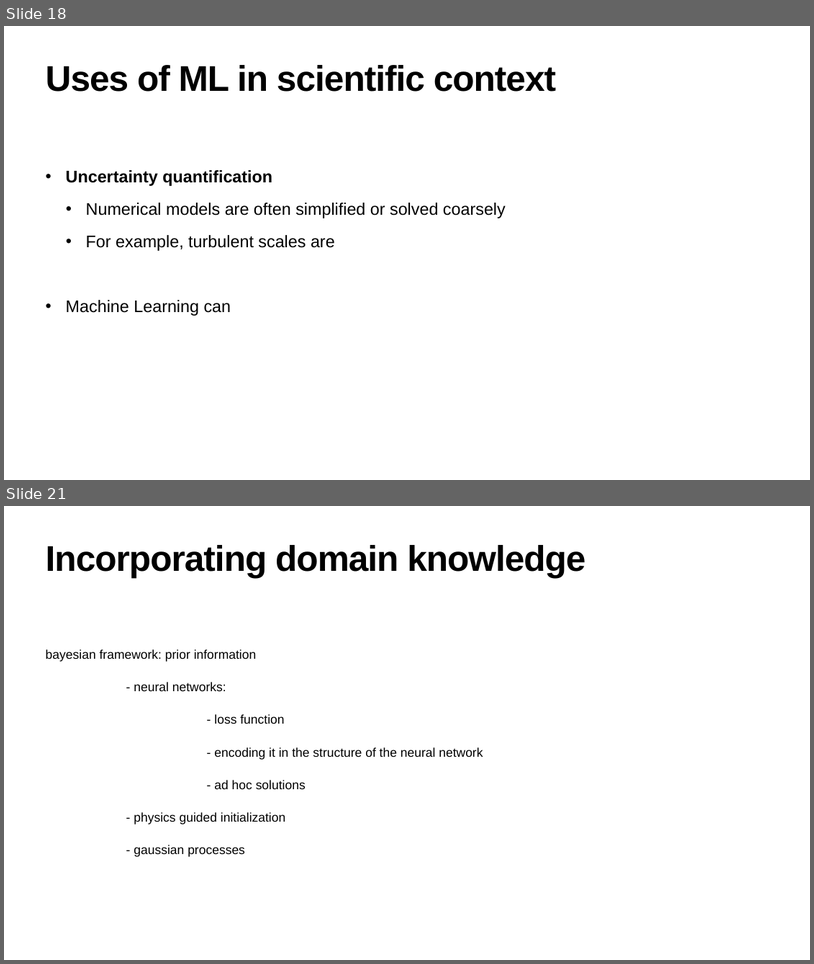
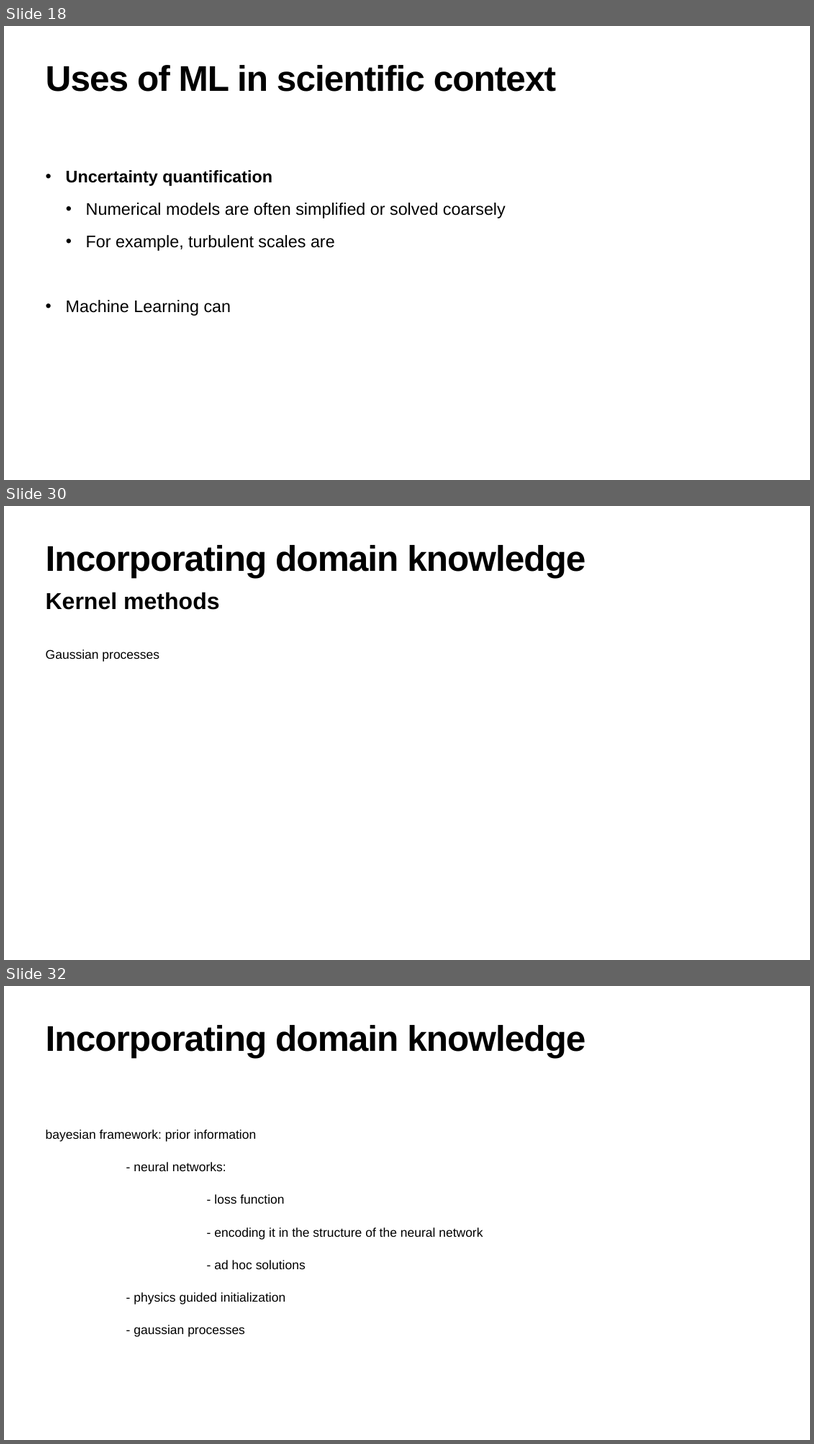
Before and after one commit to hanveiga/amld-2021-repML, a slide deck: slides/workshop skeleton.pptx. Shown one above the other, each under a label of ours: slides 18 and 21 before the commit, slides 18, 30 and 32 after it; the slides between them are not shown. The pictures are 814x964 and 814x1444 pixels, drawn with LibreOffice and Linux fonts; fonts in the diff are those of the drawing. Boxes give left, top, right and bottom in pixels: in the first picture for what was removed or moved away, otherwise in the second. Text is boxed around its words. In the diff, an @@ line names an element or a change of style, - is before the commit and + after.

```diff
--- a/slides/workshop skeleton.pptx
+++ b/slides/workshop skeleton.pptx
@@ slide 30 added at <box>4,506,810,960</box>, background #FFFFFF @@
@@ title added at <box>46,545,586,577</box>, 85 pt, text #000000, bold @@
+Incorporating domain knowledge
@@ text added at <box>46,592,220,610</box>, 55 pt, text #000000, bold @@
+Kernel methods
@@ text added at <box>46,649,160,662</box>, 30 pt, text #000000 @@
+Gaussian processes
@@ what was slide 21 is now slide 32 @@
```
Also in this commit, not shown: 2 slides changed, 10 other slides added.
